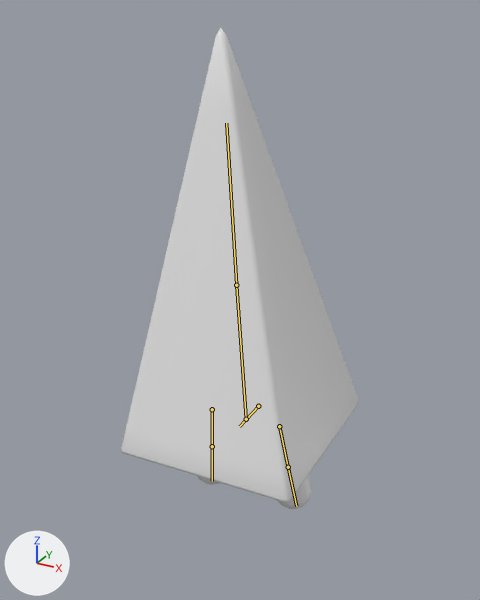
The FBX model Assets/Visual/Models/Character Models/Shapie_Cone.fbx: old version first, new version second.
Before and after are seen from a 50 mm lens placed at (0.593, -1.1, 1.147), pointed at (-0.017, 0.008, 0.593). Lighting does not change. The marker at lower left points along +X, +Y and +Z. Both versions are drawn at frame 27 of the action 'metarig|Celebrate Loop'; the numbers are the values there. The bones that bend it are drawn over the model as lines.
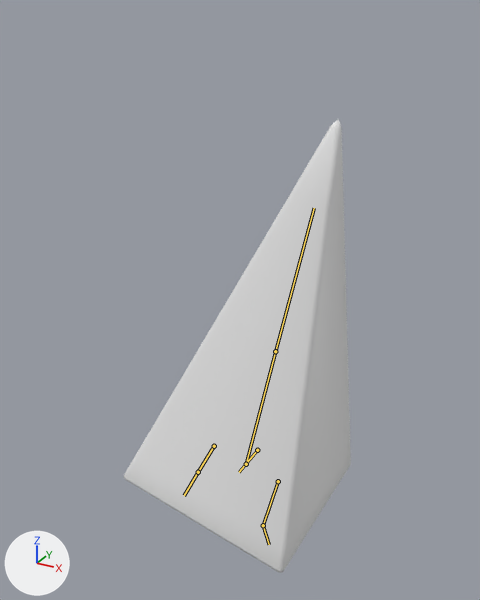
What changed in the scene script:
```text
Change bone_spine:
    where bone_spine = bpy.data.objects['metarig'].pose.bones['spine']
    bone_spine.location: (0.0, -0.001, -0.112) -> (0.0, 0.0, 0.012)
    bone_spine.rotation_quaternion: (0.999, 0.0, 0.032, 0.0) -> (0.994, 0.0, -0.111, 0.001)  # degrees (0, 4, 0) -> degrees (0, -13, 0)
Change bone_shin_l:
    where bone_shin_l = bpy.data.objects['metarig'].pose.bones['shin.L']  # child of 'spine'
    bone_shin_l.rotation_quaternion: (0.996, 0.0, 0.002, -0.087) -> (0.94, -0.331, 0.014, -0.077)  # degrees (0, 0, -10) -> degrees (-39, -1, -9)
Change bone_shin_l_001:
    where bone_shin_l_001 = bpy.data.objects['metarig'].pose.bones['shin.L.001']  # child of 'shin.L'
    bone_shin_l_001.rotation_quaternion: (1.0, 0.001, 0.0, 0.0) -> (0.853, 0.522, 0.023, 0.0)  # degrees (0, 0, 0) -> degrees (63, 2, 1)
Change bone_shin_r:
    where bone_shin_r = bpy.data.objects['metarig'].pose.bones['shin.R']  # child of 'spine'
    bone_shin_r.rotation_quaternion: (0.999, 0.0, 0.0, 0.038) -> (0.993, 0.0, -0.002, 0.121)  # degrees (0, 0, 4) -> degrees (0, 0, 14)
```

Where the change shows, as pixel boxes [x1, y1, x2, y2] in the pictures (480 x 600 px):
'Cone.001', posed
    before: [121, 28, 359, 503]
    after: [124, 119, 351, 573]
bone 'spine', root to tip
    before: (258, 406) to (239, 426)
    after: (257, 450) to (239, 472)
bone 'shin.L', root to tip
    before: (279, 426) to (288, 467)
    after: (278, 481) to (263, 525)
bone 'shin.L.001', root to tip
    before: (288, 467) to (296, 506)
    after: (263, 525) to (269, 544)
bone 'shin.R', root to tip
    before: (212, 409) to (212, 446)
    after: (214, 446) to (198, 472)
